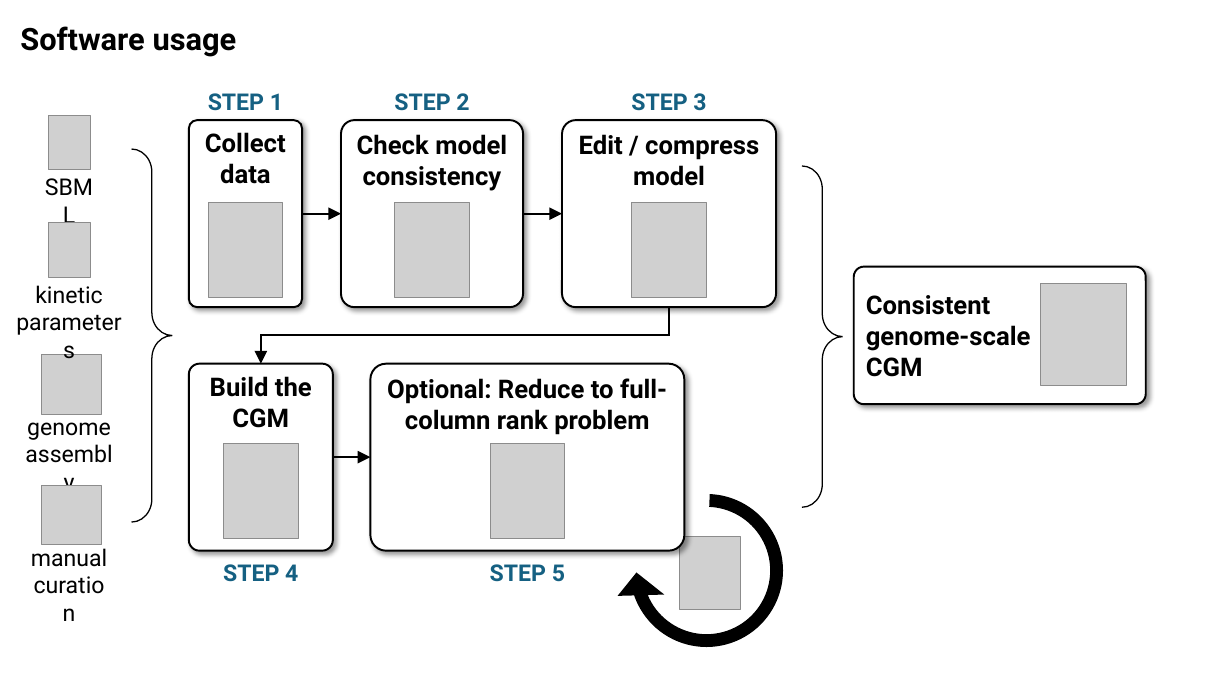
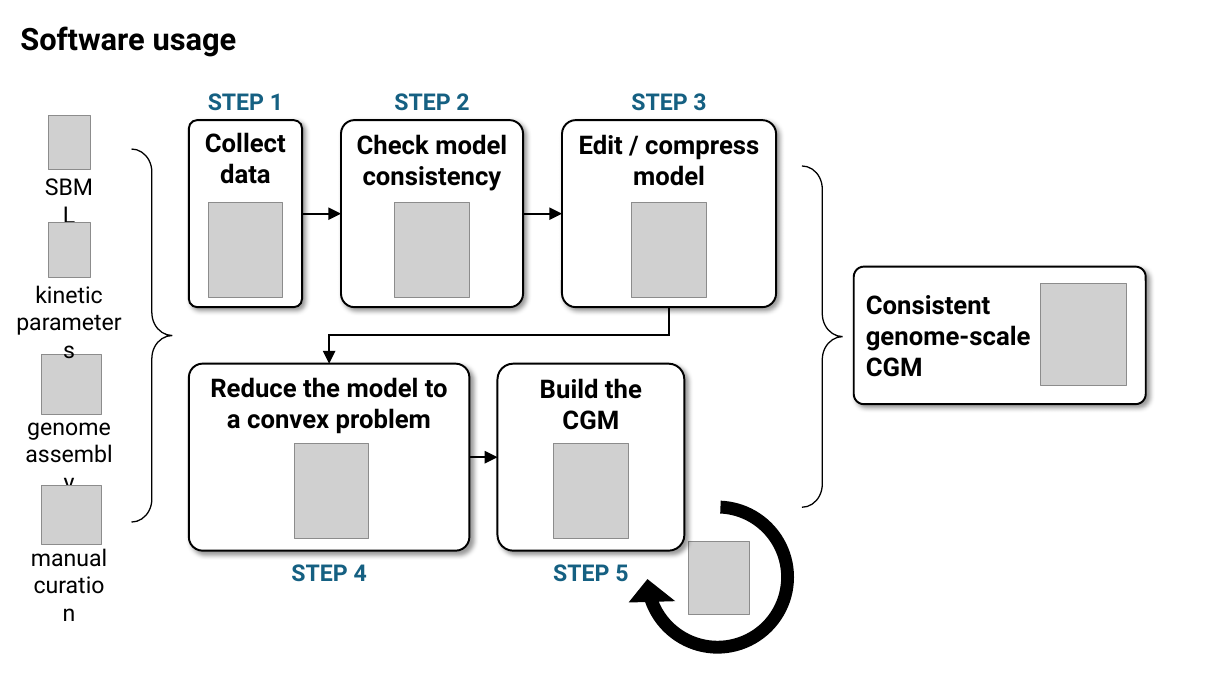
Before and after one commit to charlesrocabert/gbapy, a slide deck: slide 7 of doc/genome_scale_pipeline/genome_scale_pipeline.pptx. Drawn at 1232x693 pixels with LibreOffice and Linux fonts; fonts in the diff are those of the drawing; grey boxes stand for pictures. Boxes give left, top, right and bottom in pixels: in the first picture for what was removed or moved away, otherwise in the second. Text is boxed around its words. In the diff, an @@ line names an element or a change of style, - is before the commit and + after.

```diff
--- a/doc/genome_scale_pipeline/genome_scale_pipeline.pptx
+++ b/doc/genome_scale_pipeline/genome_scale_pipeline.pptx
@@ elbow arrow moved from (669, 308) - (261, 364) to (669, 308) - (329, 364) @@
@@ rounded rectangle added at <box>189,364,470,551</box>, fill #FFFFFF, outline #000000 1.5 pt, 20 pt, text #000000, bold @@
+Reduce the model to a convex problem
@@ rounded rectangle removed at <box>371,364,685,551</box> @@
-Optional: Reduce to full-column rank problem
@@ rounded rectangle "Build the CGM": place and size @@
-rounded rectangle "Build the CGM" at <box>189,364,333,551</box>
+rounded rectangle "Build the CGM" at <box>497,364,684,551</box>
@@ rounded rectangle "Build the CGM" at <box>497,364,684,551</box>: proportions changed @@
@@ picture: place and size @@
-picture at <box>224,444,299,539</box>
+picture at <box>294,444,369,539</box>
@@ picture: place and size @@
-picture at <box>490,444,565,539</box>
+picture at <box>554,444,628,539</box>
@@ arrow moved from (333, 457) - (371, 457) to (470, 457) - (497, 457) @@
@@ circular arrow: place and size @@
-circular arrow at <box>613,477,799,664</box>
+circular arrow at <box>624,483,811,670</box>
@@ text "STEP 4": place and size @@
-text "STEP 4" at <box>223,564,298,582</box>
+text "STEP 4" at <box>291,564,367,582</box>
@@ text "STEP 5": place and size @@
-text "STEP 5" at <box>490,564,565,582</box>
+text "STEP 5" at <box>553,564,628,582</box>
@@ picture: place and size @@
-picture at <box>679,536,740,609</box>
+picture at <box>689,542,750,615</box>
```
Also in this commit, not shown: 3 other slides changed, 35 other files.
